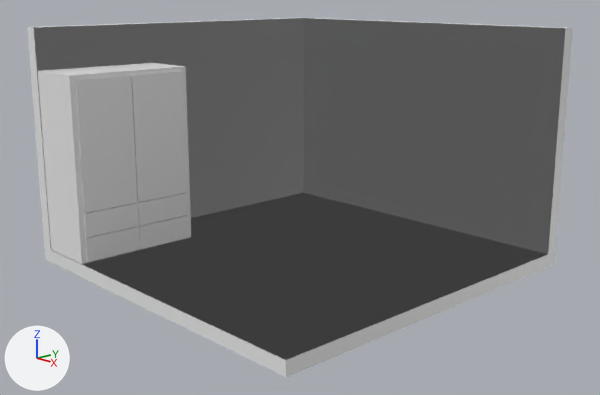
The Blender file Room.blend as it was, and as the next commit left it.
Rendered twice from a 50 mm camera at (13.19, -12.34, 5.85) aimed at (0.08, 0.01, 1.29). Every picture has the same lights, and +X, +Y and +Z are marked at lower left.
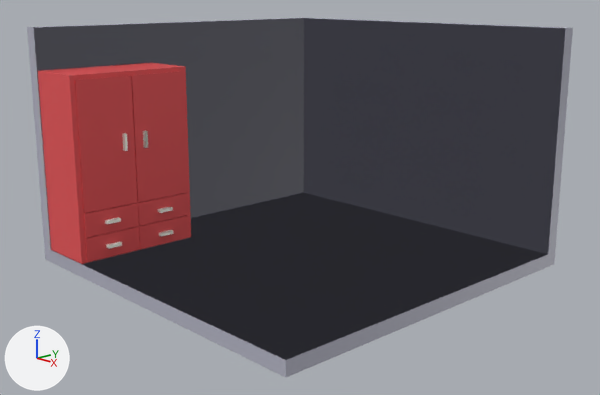
Where the newer file only moved an object's origin or applied its transform, the numbers keep the older frame.

Pixel boxes (x1, y1, x2, y2) of what changed, in the pictures (600 x 395 px; the box of a moved part takes in the faces that stretch with it):
'Plane', recoloured
    both: (27, 18, 573, 377)
part 1 of me_cube_002, added
    after: (143, 130, 148, 148)
part 2 of me_cube_002, added
    after: (122, 133, 128, 151)
part 3 of me_cube_002, added
    after: (158, 207, 173, 213)
part 4 of me_cube_002, added
    after: (105, 217, 121, 224)
part 5 of me_cube_002, moved or reshaped (not visible before)
    after: (106, 230, 174, 249)
part 6 of me_cube_002, recoloured (grey to red)
    both: (38, 63, 191, 264)

What changed in the scene script:
```text
Add mat_material:
    mat_material = principled_material('Material')
    mat_material.base_color = (0.991, 1.0, 0.922)  # white #fefff6
Add mat_material_002:
    mat_material_002 = principled_material('Material.002')
    mat_material_002.base_color = (0.8, 0.0821, 0.0886)  # red #e75154
Add mat_material_001:
    mat_material_001 = principled_material('Material.001')
    mat_material_001.base_color = (0.447, 0.448, 0.539)  # light grey #b2b3c2
Change me_plane:
    where me_plane.from_pydata(...)  # 168 vertices, 151 faces; spans x -1.08..1.0, y -1.0..1.08, z -0.08..1.25
    add me_plane.materials.append(mat_material_001)  # light grey #b2b3c2
Change me_cube_002:
    used by ob_cube; location = (-2.7, -2.53, 2.0); rotation_euler = (0.0, 0.0, 3.142), in degrees (0, 0, 180); scale = (0.105, 1.46, 2.08)
    remove me_cube_002.from_pydata(...)  # 304 vertices, 295 faces; spans x -1.36..12.4, y -1.0..1.0, z -1.0..1.0
    add me_cube_002.from_pydata(...)  # 367 vertices, 334 faces; spans x -2.41..12.4, y -1.0..1.0, z -1.0..1.0
    me_cube_002 part 1: a new loose piece, a box spanning x -2.123..-1.289, y -0.195..-0.15, z 0.174..0.356, in mat_material (white #fefff6)
    me_cube_002 part 2: a new loose piece, a box spanning x -2.123..-1.289, y 0.164..0.21, z 0.174..0.356, in mat_material (white #fefff6)
    me_cube_002 part 3: a new loose piece, a box spanning x -2.407..-1.346, y -0.585..-0.35, z -0.572..-0.537, in mat_material (white #fefff6)
    me_cube_002 part 4: a new loose piece, a box spanning x -2.407..-1.346, y 0.358..0.592, z -0.572..-0.537, in mat_material (white #fefff6)
    me_cube_002 part 5
    65 faces are deleted
    14 vertices are added at x -2.41..-1.0, y -0.93..0.6, z -1.0..-0.81
    9 new vertices lie (1.06, 0.0, 0.0) away from vertices in x -2.41, y -0.58..0.6, z -0.84..-0.81
    9 new faces join them, mat_material (white #fefff6)
    65 new faces join them, mat_material_002 (red #e75154)
    me_cube_002 part 6: 232 faces spanning x -1.36..12.4, y -1.0..1.0, z -1.0..1.0 switch from no material to mat_material_002 (red #e75154)
    add me_cube_002.materials.append(mat_material)  # white #fefff6
```
